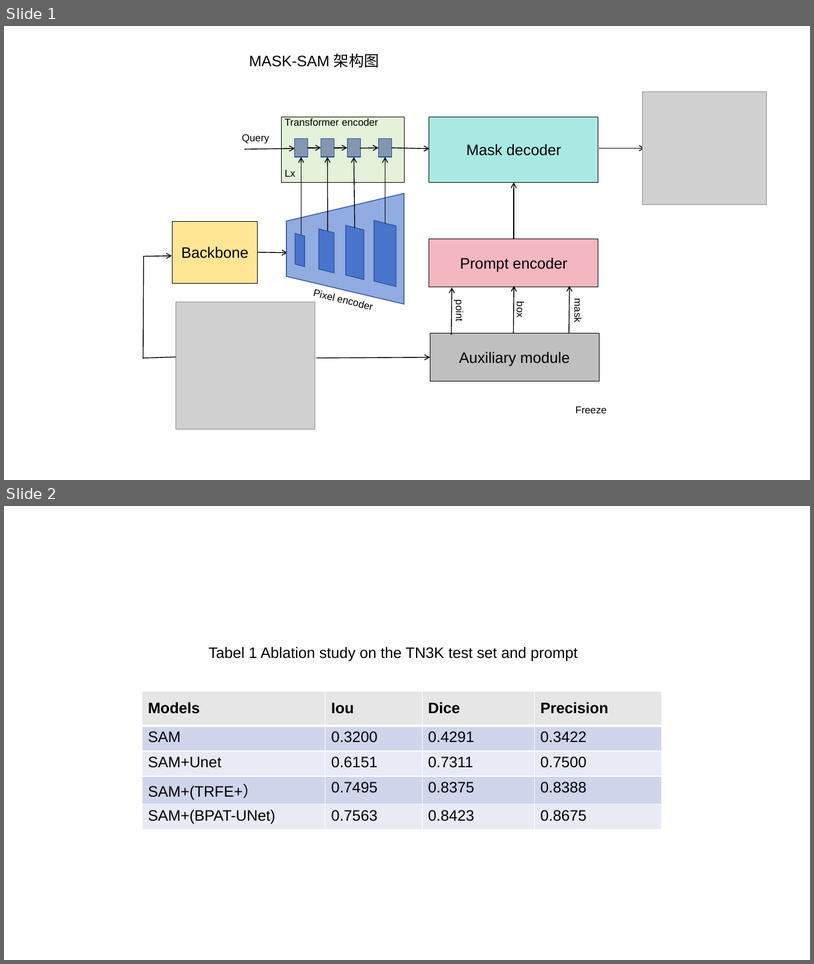
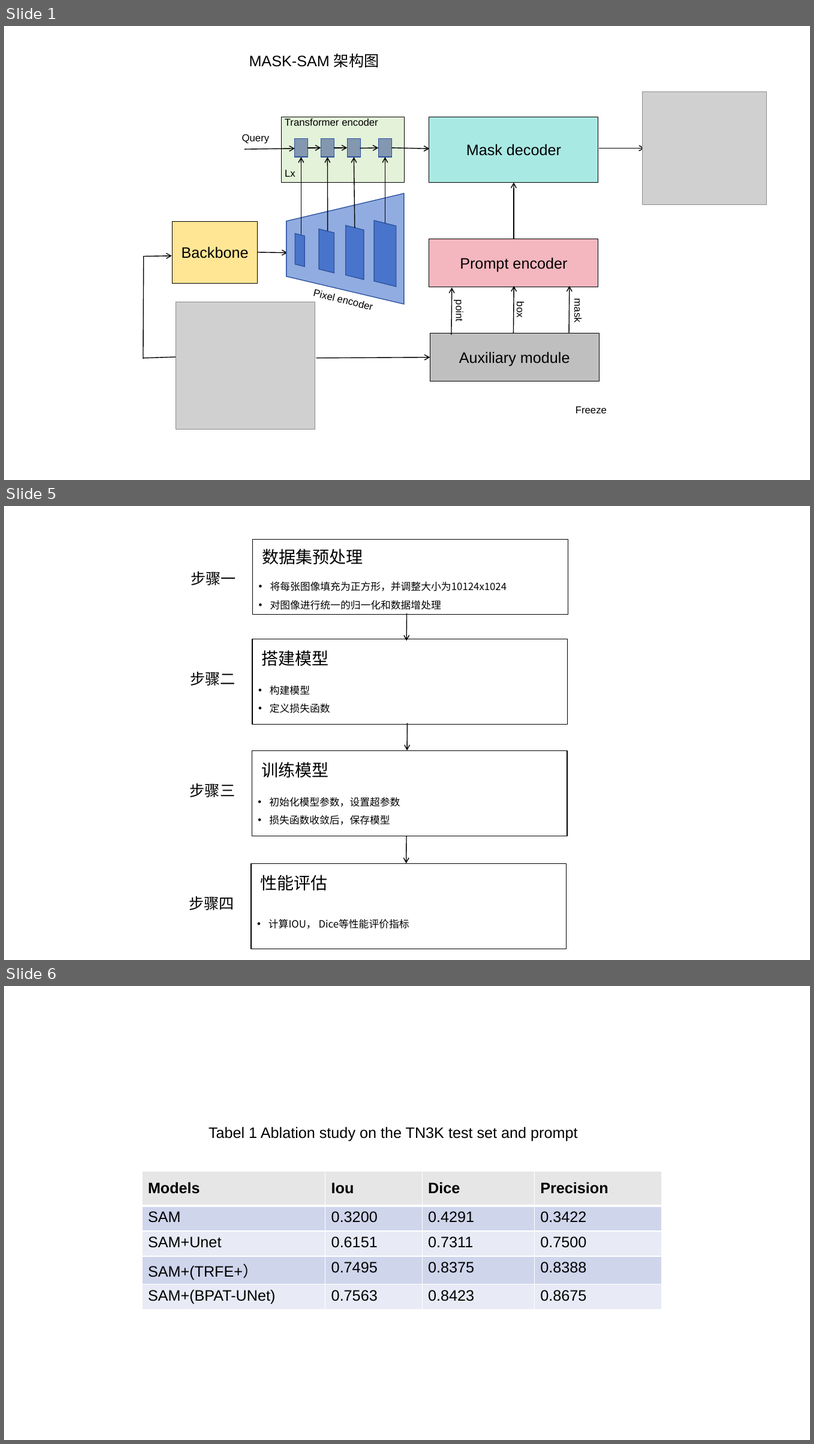
Before and after one commit to wanggy820/MedSAM, a slide deck: 小论文/architecture.pptx. Shown one above the other, each under a label of ours: slides 1 and 2 before the commit, slides 1, 5 and 6 after it; the slides between them are not shown. The pictures are 814x964 and 814x1444 pixels, drawn with LibreOffice and Linux fonts; fonts in the diff are those of the drawing; grey boxes stand for pictures; background and template pictures are left out. Boxes give left, top, right and bottom in pixels: in the first picture for what was removed or moved away, otherwise in the second. Text is boxed around its words. In the diff, an @@ line names an element or a change of style, - is before the commit and + after.

```diff
--- a/小论文/architecture.pptx
+++ b/小论文/architecture.pptx
@@ slide 5 added at bbox=[4, 506, 810, 960], background #FFFFFF @@
@@ rectangle added at bbox=[252, 539, 568, 614], outline #000000 1 pt @@
@@ text added at bbox=[262, 549, 363, 565], 20 pt, text #000000 @@
+数据集预处理
@@ text added at bbox=[191, 571, 236, 585], 18 pt, text #000000 @@
+步骤一
@@ text added at bbox=[270, 582, 507, 610], 12 pt, text #000000 @@
+• 将每张图像填充为正方形，并调整大小为10124x1024
+• 对图像进行统一的归一化和数据增处理
@@ arrow added from (407, 613) to (407, 641), #000000 1 pt @@
@@ rectangle added at bbox=[252, 639, 568, 724], outline #000000 1 pt @@
@@ text added at bbox=[262, 650, 329, 666], 20 pt, text #000000 @@
+搭建模型
@@ text added at bbox=[190, 671, 236, 685], 18 pt, text #000000 @@
+步骤二
@@ text added at bbox=[270, 685, 330, 713], 12 pt, text #000000 @@
+• 构建模型
+• 定义损失函数
@@ arrow added from (408, 723) to (408, 750), #000000 1 pt @@
@@ rectangle added at bbox=[252, 750, 567, 835], outline #000000 1 pt @@
@@ text added at bbox=[261, 762, 329, 778], 20 pt, text #000000 @@
+训练模型
@@ text added at bbox=[190, 783, 236, 797], 18 pt, text #000000 @@
+步骤三
@@ text added at bbox=[269, 797, 400, 825], 12 pt, text #000000 @@
+• 初始化模型参数，设置超参数
+• 损失函数收敛后，保存模型
@@ arrow added from (407, 835) to (406, 863), #000000 1 pt @@
@@ rectangle added at bbox=[251, 864, 567, 949], outline #000000 1 pt @@
@@ text added at bbox=[261, 874, 328, 891], 20 pt, text #000000 @@
+性能评估
@@ text added at bbox=[189, 895, 234, 910], 18 pt, text #000000 @@
+步骤四
@@ text added at bbox=[269, 919, 410, 928], 12 pt, text #000000 @@
+• 计算IOU， Dice等性能评价指标
@@ what was slide 2 is now slide 6 @@
```
Also in this commit, not shown: 6 other slides added, 11 other files.
